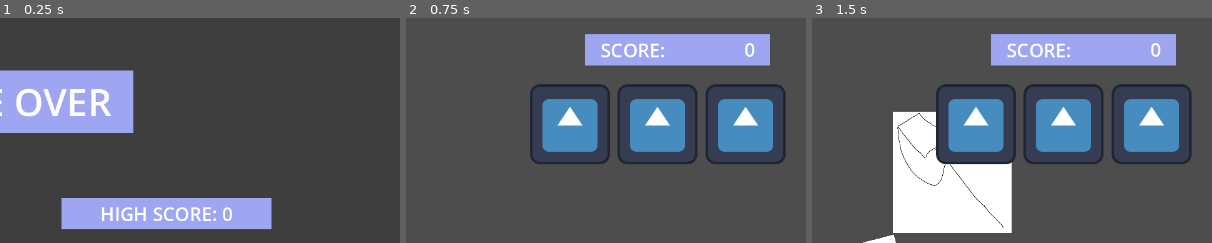
Above: before the commit, frames 1-3 (left to right).
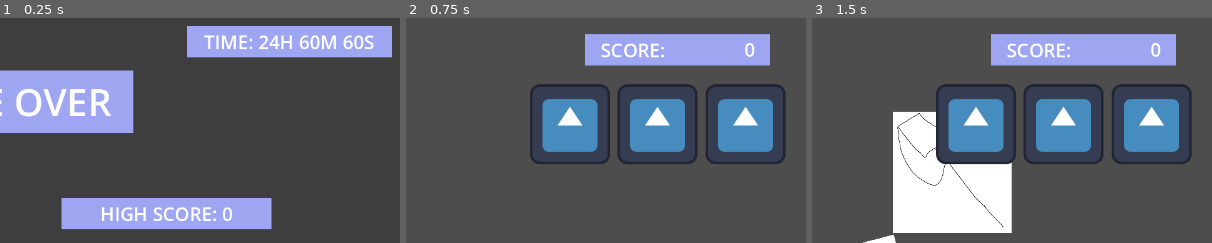
Above: after the commit, the same moments.

Repository: lolyay270/Mobile-Dev-Small
Game: Godot game, scene res://scenes/gameOver.tscn
The game is run twice, just before and just after one commit, with the same random seed, the same clock (stepped at 60 frames per second) and the same inputs. This scene is started directly instead of the project's main scene. The engine's default icon, where the game draws it, is replaced by a stand-in: a white triangle on a blue panel in a dark square.
Inputs (mouse positions are % of the whole screen's width and height, from its top left):
- Up to frame 1 (0.25 s): no input
- Up to frame 2 (0.75 s): click "PLAY AGAIN" at 0.5 s
- Up to frame 3 (1.5 s): move the mouse to (72, 45) at 1.27 s; press the mouse at (72, 45) at 1.28 s
The pictures show only the part of the screen within x 50-100%, y 1-51%; the shares and areas given below are measured in that part.

The runs differ from the first frame. In frame 1, 7.3% of the frame differs, in the area x 46-98%, y 3-18%; in frame 2, nothing differs; in frame 3, nothing differs.
Error in both runs: Invalid access to property or key 'score' on a base object of type 'null instance'. (res://scripts/UI)

Commit message:
feat(time): game time shown in gameOver

Diff:
--- a/scenes/gameOver.tscn
+++ b/scenes/gameOver.tscn
@@ -97,6 +97,35 @@
 pivot_offset = Vector2(172, 41)
 color = Color(0.6175, 0.65075, 0.95, 1)
 
+[node name="time" type="Label" parent="."]
+z_index = 2
+layout_mode = 1
+anchors_preset = 1
+anchor_left = 1.0
+anchor_right = 1.0
+offset_left = -320.0
+offset_top = 25.0
+offset_right = -47.0
+offset_bottom = 67.0
+grow_horizontal = 0
+pivot_offset = Vector2(196, 0)
+text = "TIME: 24H 60M 60S"
+label_settings = ExtResource("2_gob2e")
+horizontal_alignment = 1
+vertical_alignment = 1
+
+[node name="bg" type="ColorRect" parent="time"]
+z_index = -1
+layout_mode = 1
+anchors_preset = 15
+anchor_right = 1.0
+anchor_bottom = 1.0
+grow_horizontal = 2
+grow_vertical = 2
+scale = Vector2(1.2, 1.2)
+pivot_offset = Vector2(136.5, 21)
+color = Color(0.6175, 0.65075, 0.95, 1)
+
 [node name="score" type="Label" parent="."]
 z_index = 2
 layout_mode = 1
--- a/scripts/UI elements/gameOver.gd
+++ b/scripts/UI elements/gameOver.gd
@@ -8,6 +8,7 @@
 @onready var highscoreDisplay: Label = $"high score"
 @onready var newHSBanner = $"new high score"
 @onready var bannerAnimate: AnimationPlayer = $"new high score/AnimationPlayer"
+@onready var timeDisplay: Label = $time
 
 @onready var scoreManager = $"/root/Game/Score/Value"
 
@@ -20,6 +21,8 @@
 	scoreManager.get_parent().hide() #hide the scoreDisplay
 	finalScoreDisplay.text = "SCORE: " + str(scoreManager.score)
 
+	timeDisplay.text = GameManager.humanReadableRunTime()
+
 
 func manageHighScore():
 	GameManager.highScore = scoreManager.score
--- a/scripts/gameManager.gd
+++ b/scripts/gameManager.gd
@@ -64,3 +64,18 @@
 		discovered[obj.name] = 0
 
 	discovered["Rock"] = 0
+
+func humanReadableRunTime() -> String:
+	var time: int = floori(runTime)
+	var hrs = floori(time / 3600) # 3600 sec in hour
+	var mins = (time % 3600) / 60
+	var sec = time % 60
+
+	var textToDisplay = "TIME: "
+	if hrs > 0:
+		textToDisplay += str(hrs) + "h "
+	if mins > 0:
+		textToDisplay += str(mins) + "m "
+	textToDisplay += str(sec) + "s"
+
+	return textToDisplay
